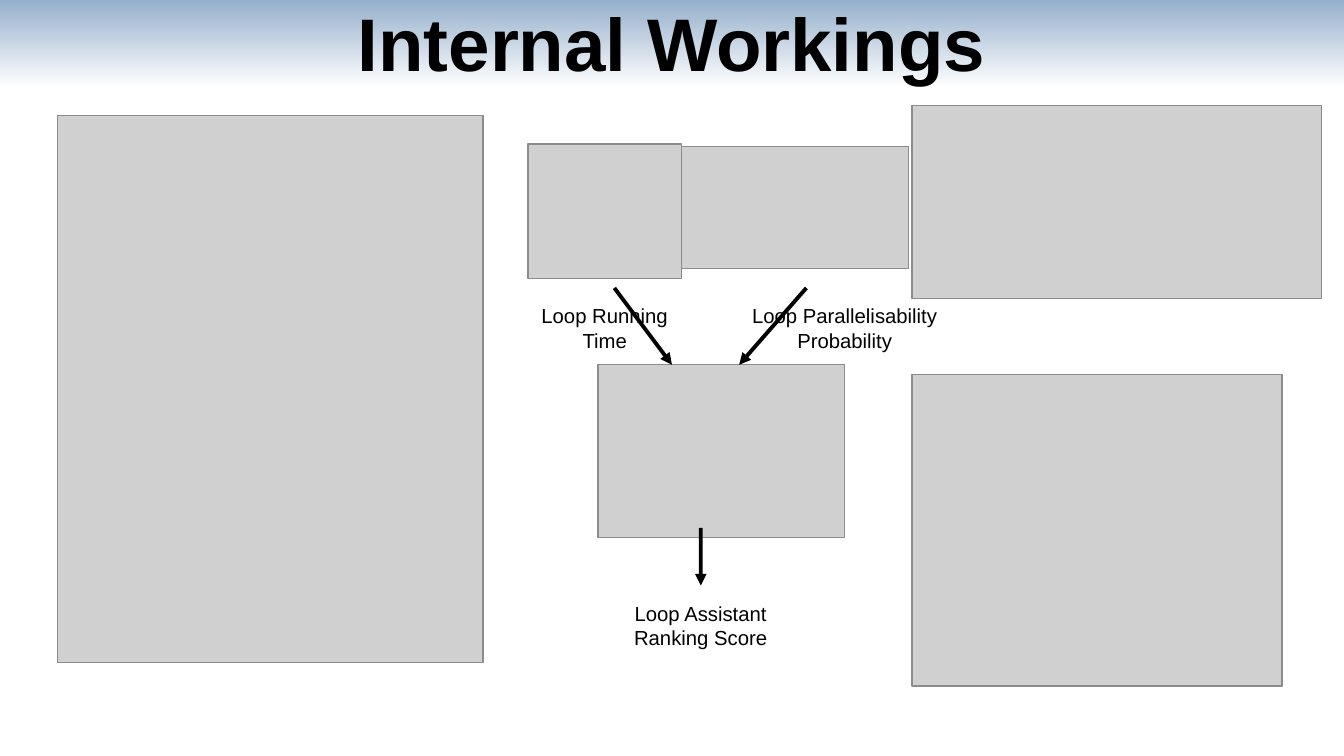
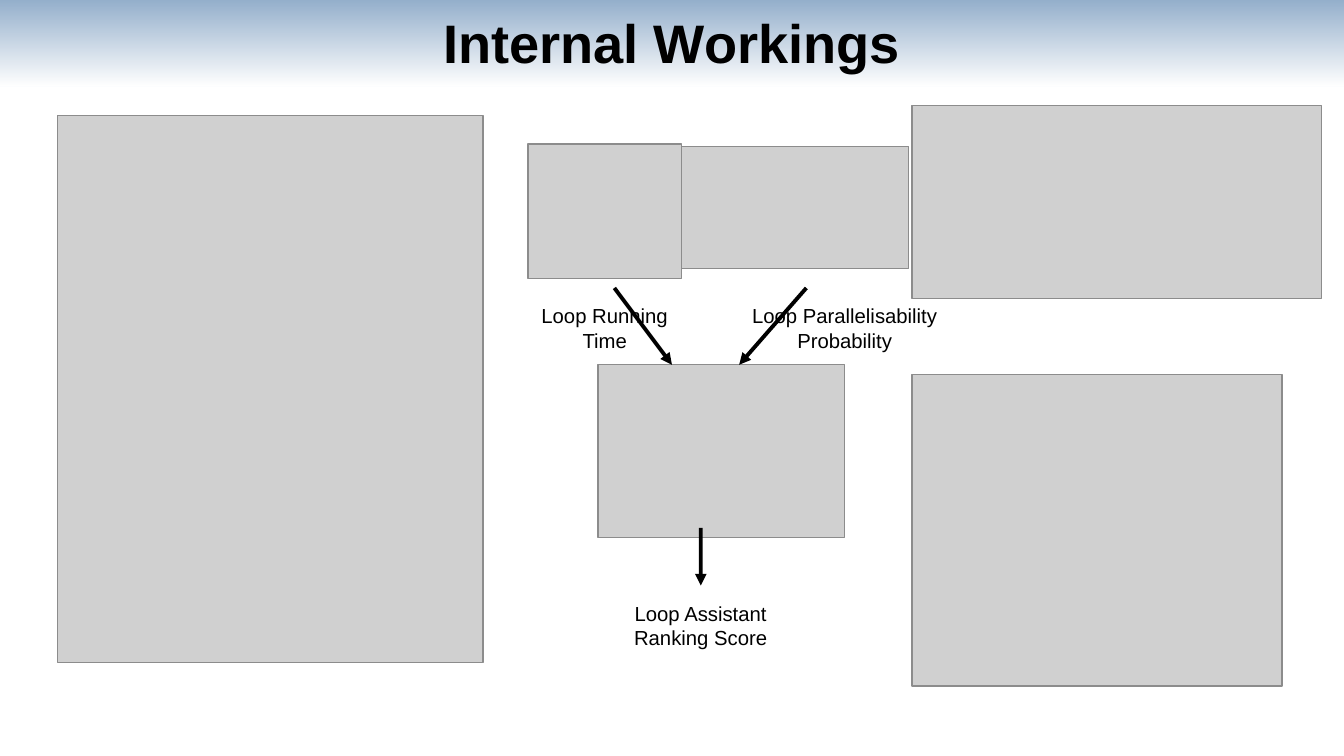
Before and after one commit to av-maramzin/DCP, a slide deck: slide 8 of doc/first_year_review/presentation.odp. Drawn at 1344x756 pixels with LibreOffice and Linux fonts; fonts in the diff are those of the drawing; grey boxes stand for pictures. Boxes give left, top, right and bottom in pixels: in the first picture for what was removed or moved away, otherwise in the second. Text is boxed around its words. In the diff, an @@ line names an element or a change of style, - is before the commit and + after.

```diff
--- a/doc/first_year_review/presentation.odp
+++ b/doc/first_year_review/presentation.odp
@@ title "Internal Workings": place and size @@
-title "Internal Workings" at (358, 17, 985, 85)
+title "Internal Workings" at (443, 23, 900, 72)
@@ title "Internal Workings" at (443, 23, 900, 72): size 44 to 32 pt @@
```
Also in this commit, not shown: 10 other slides changed, 5 slides added, 6 slides removed, 2 other files.
